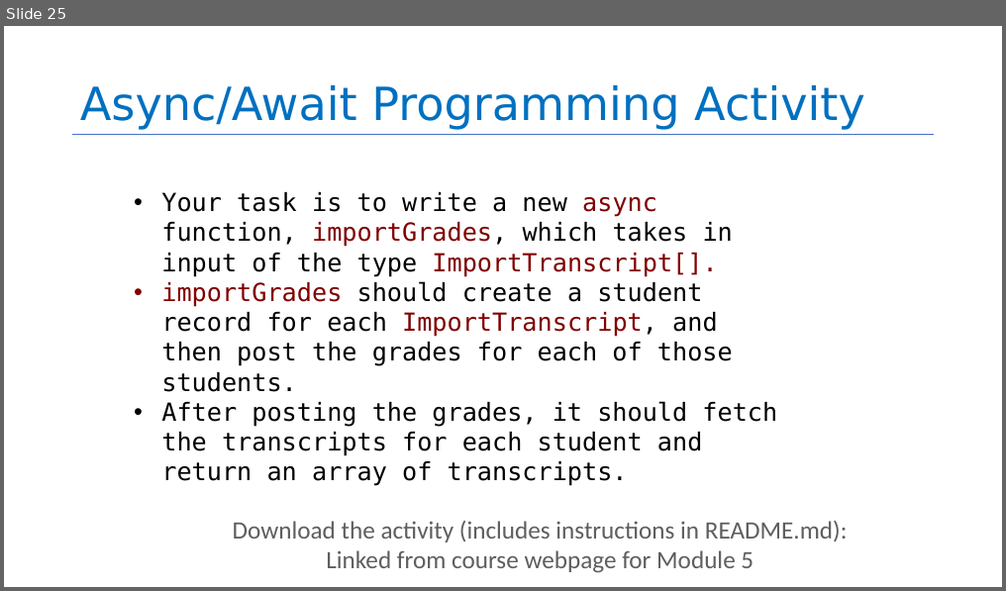
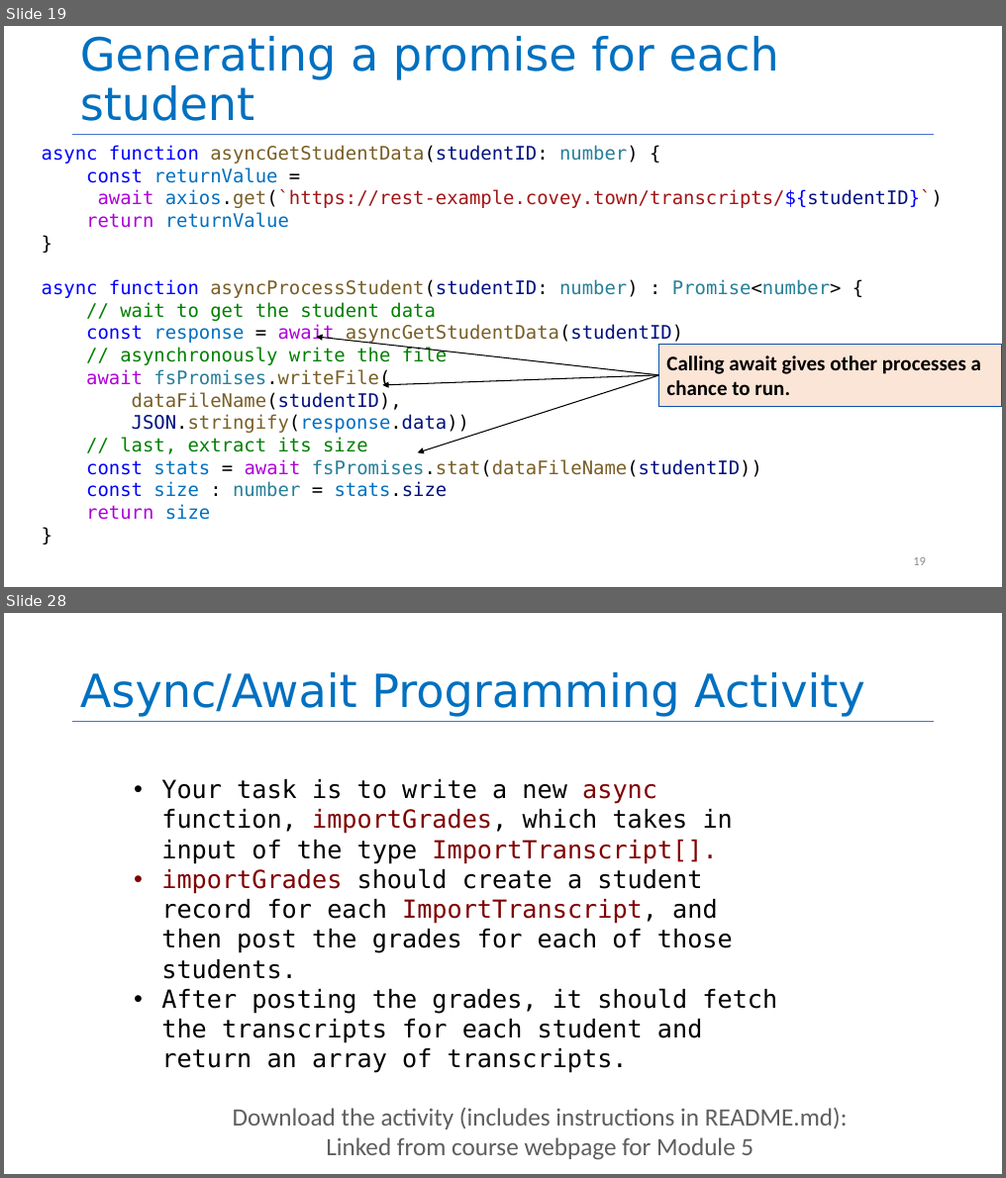
Before and after one commit to neu-se/CS4530-Fall-2022, a slide deck: Slides/Module 05 Concurrency Patterns in Typescript.pptx. Shown one above the other, each under a label of ours: slide 25 before the commit, slides 19 and 28 after it; the slides between them are not shown. The pictures are 1006x591 and 1006x1178 pixels, drawn with LibreOffice and Linux fonts; fonts in the diff are those of the drawing. Boxes give left, top, right and bottom in pixels: in the first picture for what was removed or moved away, otherwise in the second. Text is boxed around its words. In the diff, an @@ line names an element or a change of style, - is before the commit and + after.

Commit message:
added slides, examples, for M05

```diff
--- a/Slides/Module 05 Concurrency Patterns in Typescript.pptx
+++ b/Slides/Module 05 Concurrency Patterns in Typescript.pptx
@@ slide 19 added at [4,26,1002,587], background #FFFFFF; not listed: 1 template element that a slide beside it also shows @@
@@ title added at [80,36,779,121], 44 pt, text #0070C0 @@
+Generating a promise for each student
@@ text added at [42,145,943,520], 18 pt, text #795E26 @@
+async function asyncGetStudentData(studentID: number) {
+const returnValue =
+await axios.get(`https://rest-example.covey.town/transcripts/${studentID}`)
+return returnValue
+}
+async function asyncProcessStudent(studentID: number) : Promise<number> {
+// wait to get the student data
+const response = await asyncGetStudentData(studentID)
+// asynchronously write the file
+await fsPromises.writeFile(
+dataFileName(studentID),
+JSON.stringify(response.data))
+// last, extract its size
+const stats = await fsPromises.stat(dataFileName(studentID))
+const size : number = stats.size
+return size
+}
@@ group added at [316,337,1002,453]: 3 arrows, 1 rectangle @@
+Calling await gives other processes a chance to run.
@@ page number added at [913,558,926,566], 12 pt, text #8C8C8C @@
+19
@@ what was slide 25 is now slide 28 @@
```
Also in this commit, not shown: 9 slides changed, 12 other slides added, 11 slides removed, 1 other file.
